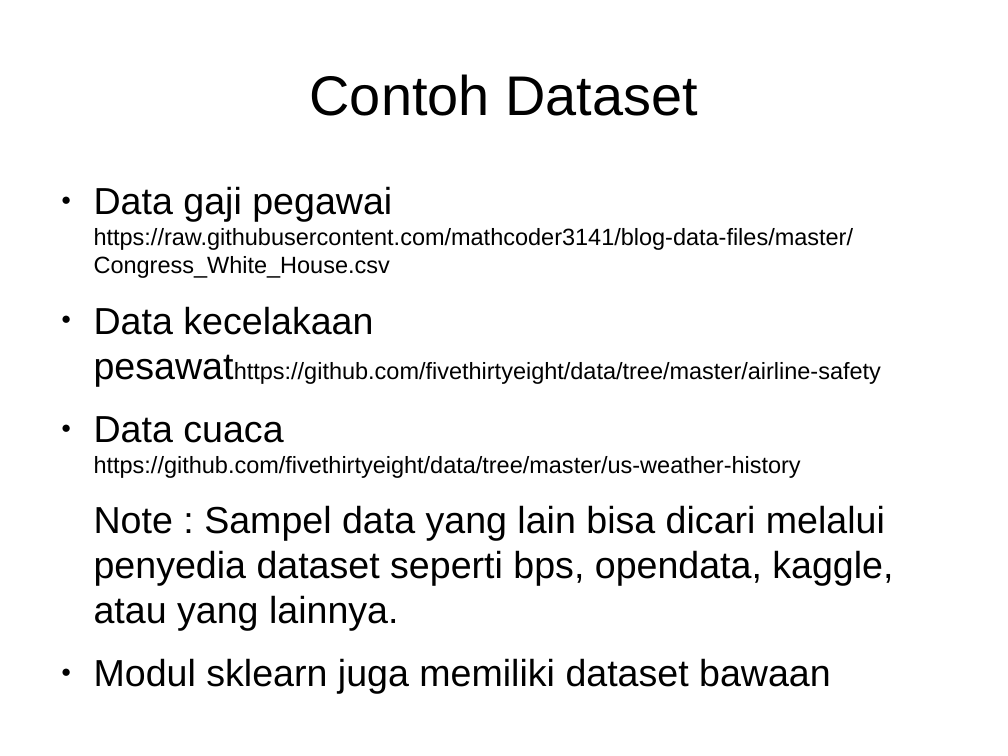
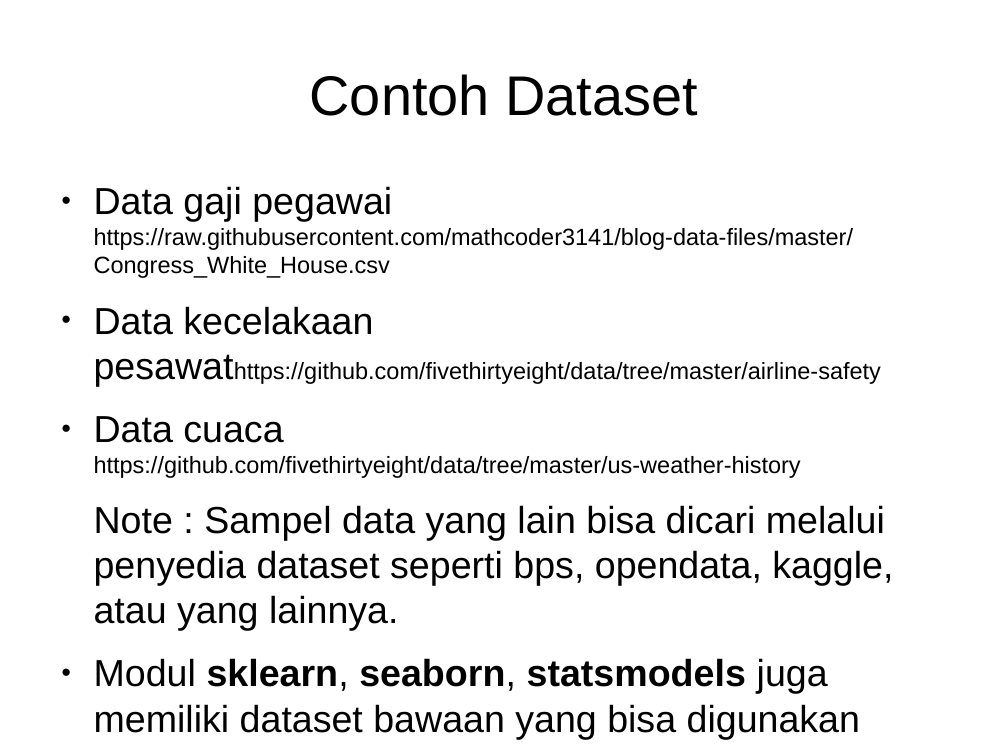
Before and after one commit to Arasy/SlidePythonDataScience, a slide deck: slide 21 of Ch3-Pandas.odp. Drawn at 1008x756 pixels with LibreOffice and Linux fonts; fonts in the diff are those of the drawing. Boxes give left, top, right and bottom in pixels: in the first picture for what was removed or moved away, otherwise in the second. Text is boxed around its words. In the diff, an @@ line names an element or a change of style, - is before the commit and + after.

```diff
--- a/Ch3-Pandas.odp
+++ b/Ch3-Pandas.odp
@@ text at (94, 658, 860, 739): text changed @@
-● Modul sklearn juga memiliki dataset bawaan
+● Modul sklearn, seaborn, statsmodels juga memiliki dataset bawaan yang bisa digunakan
```
Also in this commit, not shown: 8 other slides changed, 2 slides added, 1 other file.
